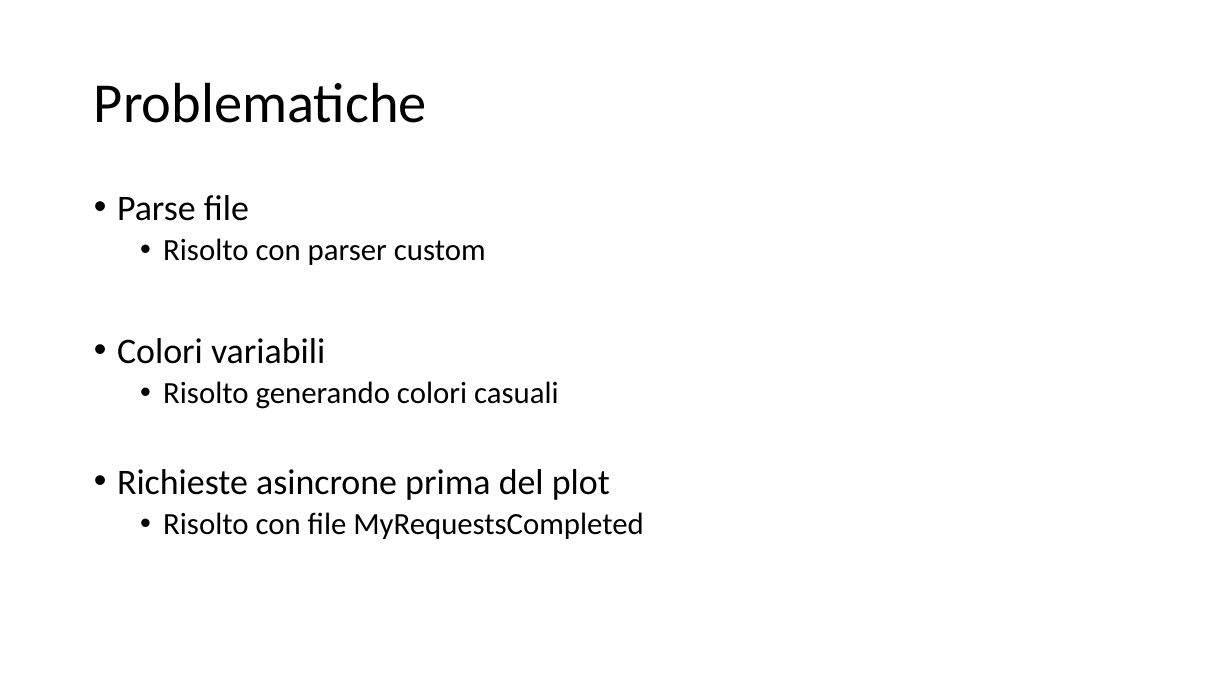
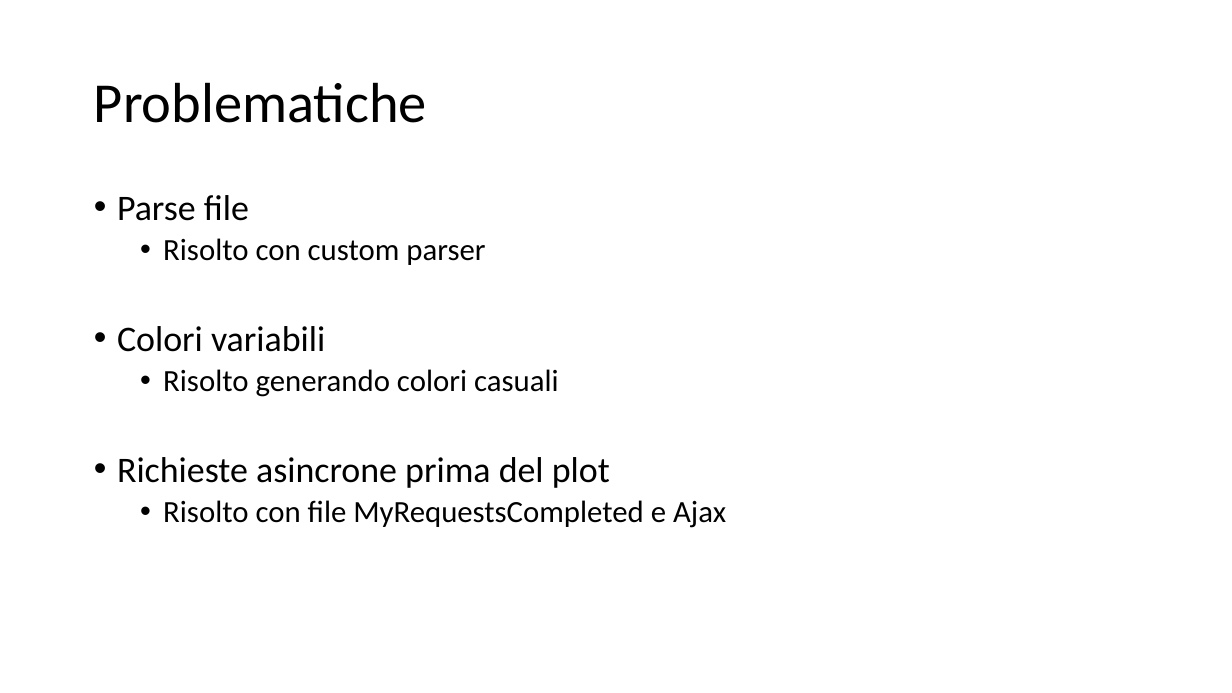
Before and after one commit to mellacsi/FIFA18Skiller, a slide deck: slide 11 of Applicazioni_Service_Oriented.pptx (slide 10 before the commit). Drawn at 1232x693 pixels with LibreOffice and Linux fonts; fonts in the diff are those of the drawing. Boxes give left, top, right and bottom in pixels: in the first picture for what was removed or moved away, otherwise in the second. Text is boxed around its words. In the diff, an @@ line names an element or a change of style, - is before the commit and + after.

Commit message:
Ready pptx

```diff
--- a/Applicazioni_Service_Oriented.pptx
+++ b/Applicazioni_Service_Oriented.pptx
@@ text at box(163, 238, 485, 265): text changed @@
-  • Risolto con parser custom
+  • Risolto con custom parser
@@ text at box(163, 500, 726, 528): text changed @@
-  • Risolto con file MyRequestsCompleted
+  • Risolto con file MyRequestsCompleted e Ajax
```
Also in this commit, not shown: 3 other slides changed, 1 slide added.
